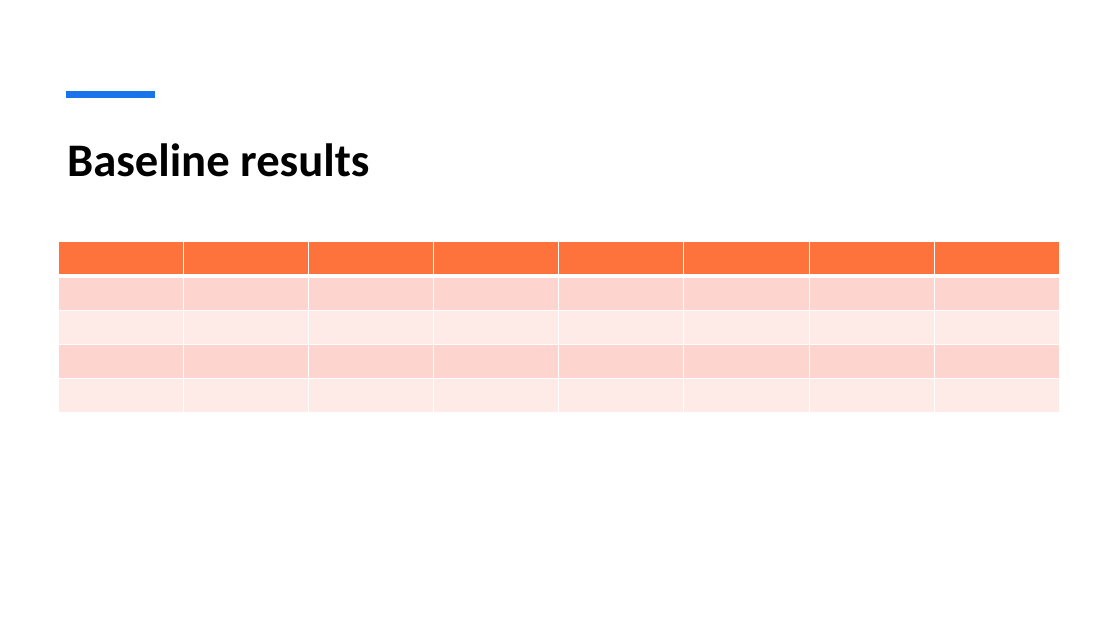
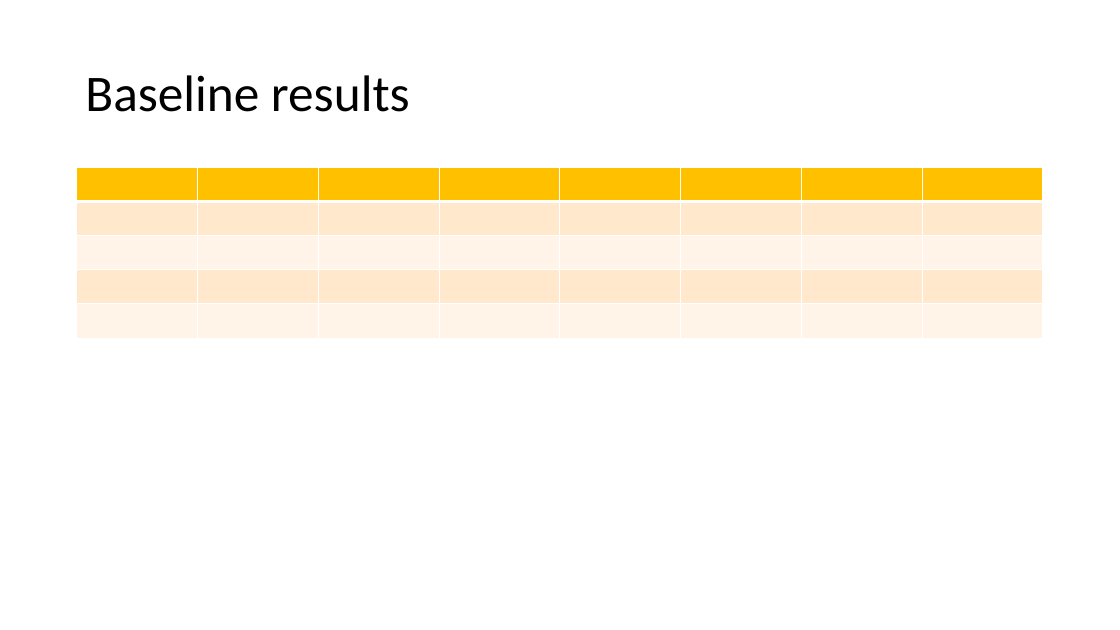
Before and after one commit to Obrigad0/Car-plate-Recognition-and-Reconstruction-with-DL, a slide deck: slide 12 of presentation.pptx. Drawn at 1120x630 pixels with LibreOffice and Linux fonts; fonts in the diff are those of the drawing. Boxes give left, top, right and bottom in pixels: in the first picture for what was removed or moved away, otherwise in the second. Text is boxed around its words. In the diff, an @@ line names an element or a change of style, - is before the commit and + after.

```diff
--- a/presentation.pptx
+++ b/presentation.pptx
@@ title "Baseline results": place and size @@
-title "Baseline results" at [67, 143, 369, 177]
+title "Baseline results" at [85, 75, 410, 112]
@@ title "Baseline results" at [85, 75, 410, 112]: size 40 to 44 pt, bold off; line spacing 1 to 0.9; vertical alignment top to middle @@
@@ line removed from (66, 95) to (155, 95) @@
@@ table at [77, 168, 1045, 568] @@
@@ fill #FE733C to #FFC000 in row 1 @@
@@ fill #FFD5CE to #FFE8CC in 16 cells @@
@@ fill #FFEBE8 to #FFF4E7 in 16 cells @@
@@ table: place and size @@
-table at [59, 242, 1060, 413]
+table at [77, 168, 1045, 568]
```
Also in this commit, not shown: 14 other slides changed, 2 slides added, 2 slides removed.
